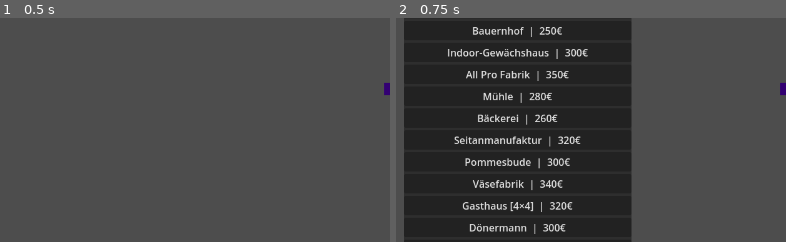
Above: before the commit, frames 1-2 (left to right).
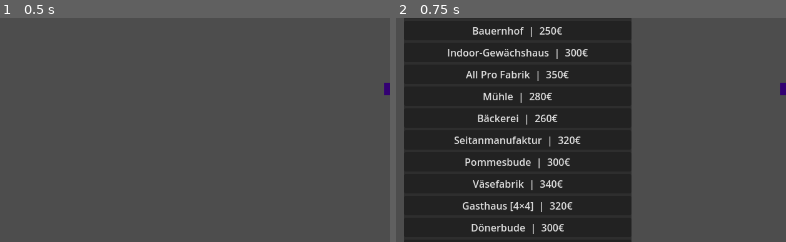
Above: after the commit, the same moments.

Repository: leonardwolf23-bot/vegangame
Game: Godot game, scene res://scenes/main.tscn
The game is run twice, just before and just after one commit, with the same random seed, the same clock (stepped at 60 frames per second) and the same inputs.
Inputs:
- Up to frame 1 (0.5 s): no input
- Up to frame 2 (0.75 s): click "Bauen" at 0.5 s
The pictures show only the part of the screen within x 0-50%, y 32-82%; the shares and areas given below are measured in that part.

Frame 1 is identical in both runs. In frame 2, 0.5% of the frame differs, in the area x 18-44%, y 91-97%.

Commit message:
Restore yesterday evening game state with 4x4 Straße
Reset to health-wellness-markers branch (June 30) which includes the 4x4
road, player movement, health markers, Rathaus, parks, Gasthaus, and full
building placement model. Add Lagerhaus, Proteinlabor, and Falafel at
Dönerbude on top.

Co-authored-by: leonardwolf23-bot <leonardwolf23-bot@users.noreply.github.com>

Diff:
--- a/scripts/autoload/building_catalog.gd
+++ b/scripts/autoload/building_catalog.gd
@@ -215,7 +215,7 @@
 	},
 	{
 		"id": "doenermann",
-		"name": "Dönermann",
+		"name": "Dönerbude",
 		"kind": "processor",
 		"source_id": 13,
 		"atlas_coords": Vector2i(0, 0),
@@ -225,12 +225,12 @@
 		"recipes": [
 			{
 				"id": "seitandoener",
-				"label": "Seitandöner",
+				"label": "Veganer Döner",
 				"inputs": {"seitansteaks": 2.0, "eisbergsalat": 1.0, "tomaten": 1.0},
 				"outputs": {"seitandoener": 4.0},
 			},
 			{"id": "hummus", "label": "Hummus", "inputs": {"kichererbsen": 3.0, "tomaten": 1.0}, "outputs": {"hummus": 4.0}},
-			{"id": "pommes", "label": "Pommes", "inputs": {"kartoffeln": 4.0}, "outputs": {"pommes": 6.0}},
+			{"id": "falafel", "label": "Falafel", "inputs": {"kichererbsen": 4.0}, "outputs": {"falafel": 5.0}},
 		],
 		"default_modes": ["seitandoener"],
 	},
@@ -327,6 +327,42 @@
 		"footprint": Vector2i(4, 4),
 		"sprite_cell": Vector2i(0, 0),
 		"cost": 380,
+	},
+	{
+		"id": "lagerhaus",
+		"name": "Lagerhaus",
+		"kind": "storage",
+		"description": "Zentrales Lager für Waren.",
+		"source_id": 19,
+		"atlas_coords": Vector2i(0, 0),
+		"footprint": Vector2i(4, 4),
+		"sprite_cell": Vector2i(0, 0),
+		"cost": 350,
+	},
+	{
+		"id": "proteinlabor",
+		"name": "Proteinlabor",
+		"kind": "processor",
+		"source_id": 20,
+		"atlas_coords": Vector2i(0, 0),
+		"footprint": Vector2i(3, 3),
+		"sprite_cell": Vector2i(0, 0),
+		"cost": 360,
+		"recipes": [
+			{
+				"id": "pflanzenprotein",
+				"label": "Pflanzenprotein",
+				"inputs": {"sojabohnen": 4.0, "kichererbsen": 2.0},
+				"outputs": {"pflanzenprotein": 4.0},
+			},
+			{
+				"id": "vitamin_b12_lab",
+				"label": "Vitamin B12",
+				"inputs": {"sojabohnen": 3.0},
+				"outputs": {"vitamin_b12": 3.0},
+			},
+		],
+		"default_modes": ["pflanzenprotein"],
 	},
 ]
 
@@ -404,8 +440,12 @@
 	return building.get("kind", "") == "service"
 
 
+func is_storage(building: Dictionary) -> bool:
+	return building.get("kind", "") == "storage"
+
+
 func needs_production_manager(building: Dictionary) -> bool:
-	if is_housing(building) or is_road(building) or is_service(building):
+	if is_housing(building) or is_road(building) or is_service(building) or is_storage(building):
 		return false
 	if is_civic(building) or is_wellness(building):
 		return false
--- a/scripts/autoload/resource_catalog.gd
+++ b/scripts/autoload/resource_catalog.gd
@@ -37,7 +37,8 @@
 	"hummus": "Hummus",
 	"guacamole": "Guacamole",
 	"kaese": "Väse (Käse)",
-	"seitandoener": "Seitandöner",
+	"seitandoener": "Veganer Döner",
+	"falafel": "Falafel",
 	"latte_macchiato_hafer": "Latte Macchiato (Hafer)",
 	"latte_macchiato_soja": "Latte Macchiato (Soja)",
 	"cappuccino_hafer": "Cappuccino (Hafer)",
@@ -46,6 +47,7 @@
 	"vitamin_b12": "Vitamin B12 (Tabletten)",
 	"vitamin_d": "Vitamin D (Tabletten)",
 	"mental_wellness": "Mentale Auszeit",
+	"pflanzenprotein": "Pflanzenprotein",
 }
 
 ## Fertige Speisen — werden ans Gasthaus geliefert (Wert = Essens-Einheiten).
@@ -58,6 +60,7 @@
 	"seitanwuerste": 1.0,
 	"seitansteaks": 1.2,
 	"seitandoener": 1.5,
+	"falafel": 1.2,
 	"kaese": 0.8,
 	"sojamilch": 0.6,
 	"hafermilch": 0.6,
